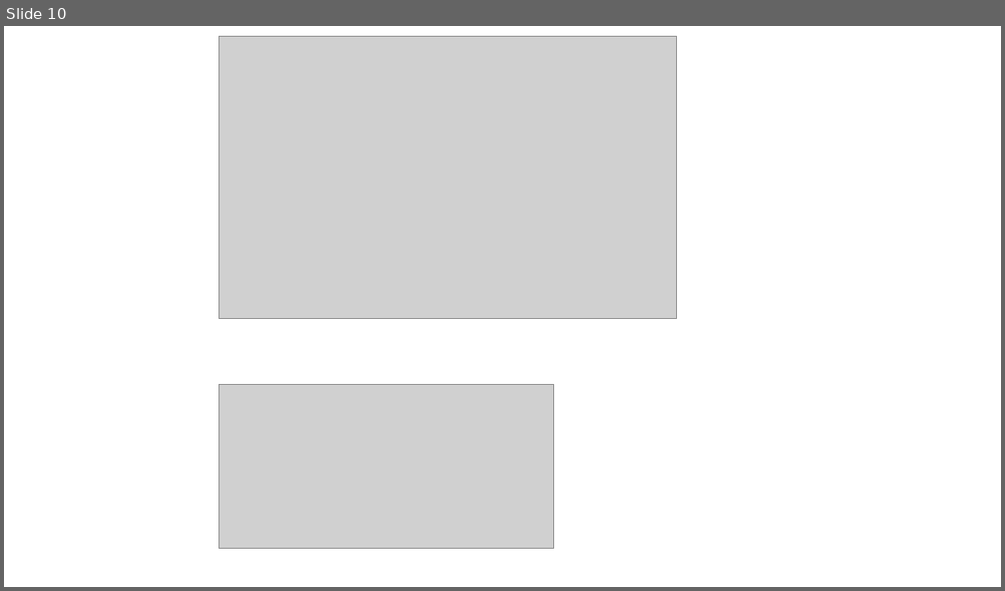
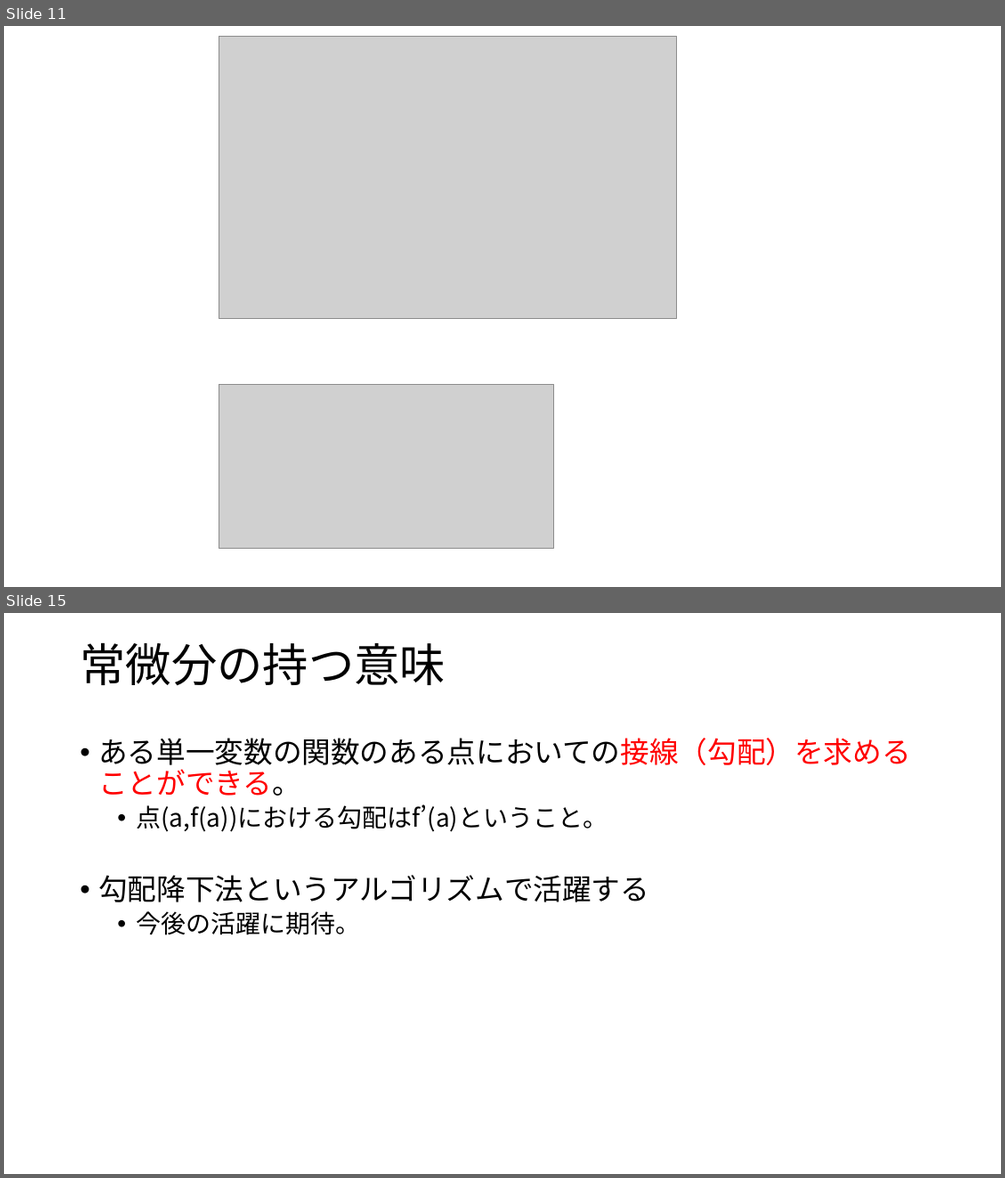
Before and after one commit to Ushiris/Rinkou, a slide deck: はじめてのディープラーニング.pptx. Shown one above the other, each under a label of ours: slide 10 before the commit, slides 11 and 15 after it; the slides between them are not shown. The pictures are 1005x591 and 1005x1178 pixels, drawn with LibreOffice and Linux fonts; fonts in the diff are those of the drawing; grey boxes stand for pictures. Boxes give left, top, right and bottom in pixels: in the first picture for what was removed or moved away, otherwise in the second. Text is boxed around its words. In the diff, an @@ line names an element or a change of style, - is before the commit and + after.

```diff
--- a/はじめてのディープラーニング.pptx
+++ b/はじめてのディープラーニング.pptx
@@ slide 15 added at (x1=4, y1=613, x2=1001, y2=1174), background #FFFFFF @@
@@ title added at (x1=80, y1=642, x2=445, y2=686), 44 pt, text #000000 @@
+常微分の持つ意味
@@ text added at (x1=98, y1=738, x2=910, y2=935), 28 pt, text #000000 @@
+• ある単一変数の関数のある点においての接線（勾配）を求めることができる。
+  • 点(a,f(a))における勾配はf’(a)ということ。
+• 勾配降下法というアルゴリズムで活躍する
+  • 今後の活躍に期待。
@@ what was slide 10 is now slide 11 @@
```
Also in this commit, not shown: 6 slides changed, 9 other slides added.
